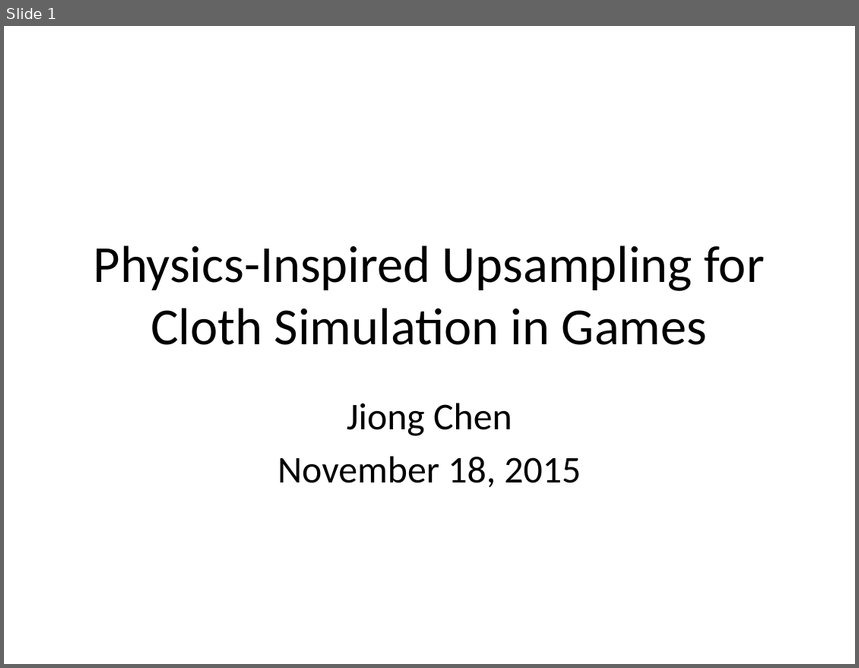
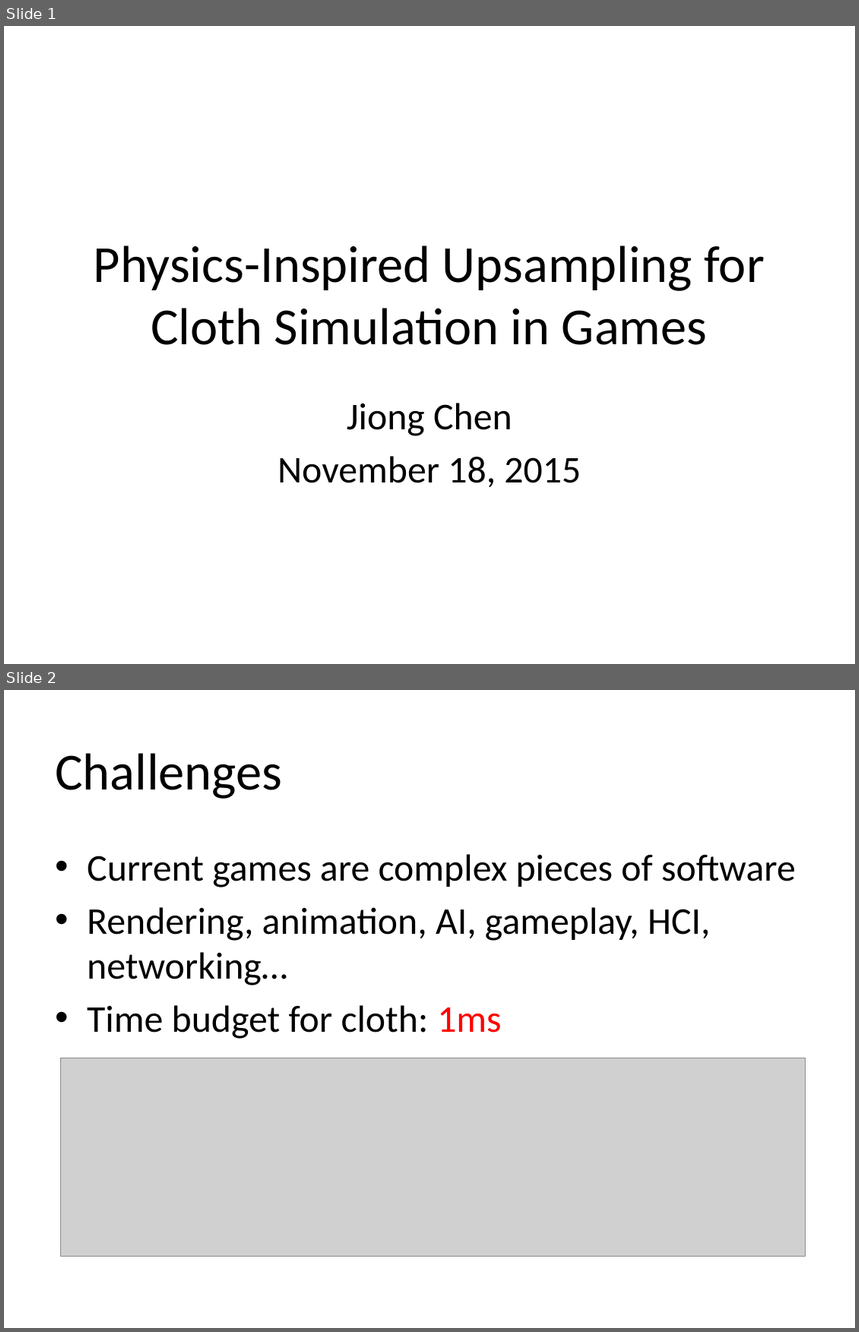
Before and after one commit to JiongCHEN/paper-reading, a slide deck: kavan11/template.pptx. Shown one above the other, each under a label of ours: slide 1 before the commit, slides 1 and 2 after it. The pictures are 859x668 and 859x1332 pixels, drawn with LibreOffice and Linux fonts; fonts in the diff are those of the drawing; grey boxes stand for pictures. Boxes give left, top, right and bottom in pixels: in the first picture for what was removed or moved away, otherwise in the second. Text is boxed around its words. In the diff, an @@ line names an element or a change of style, - is before the commit and + after.

```diff
--- a/kavan11/template.pptx
+++ b/kavan11/template.pptx
@@ slide 2 added at (4,690,855,1328), background #FFFFFF @@
@@ title added at (55,753,282,799), 44 pt, text #000000 @@
+Challenges
@@ text added at (87,854,796,1039), 32 pt, text #000000 @@
+• Current games are complex pieces of software
+• Rendering, animation, AI, gameplay, HCI, networking…
+• Time budget for cloth: 1ms
@@ picture added at (61,1059,806,1257) @@
```
Also in this commit, not shown: 2 other slides added.
